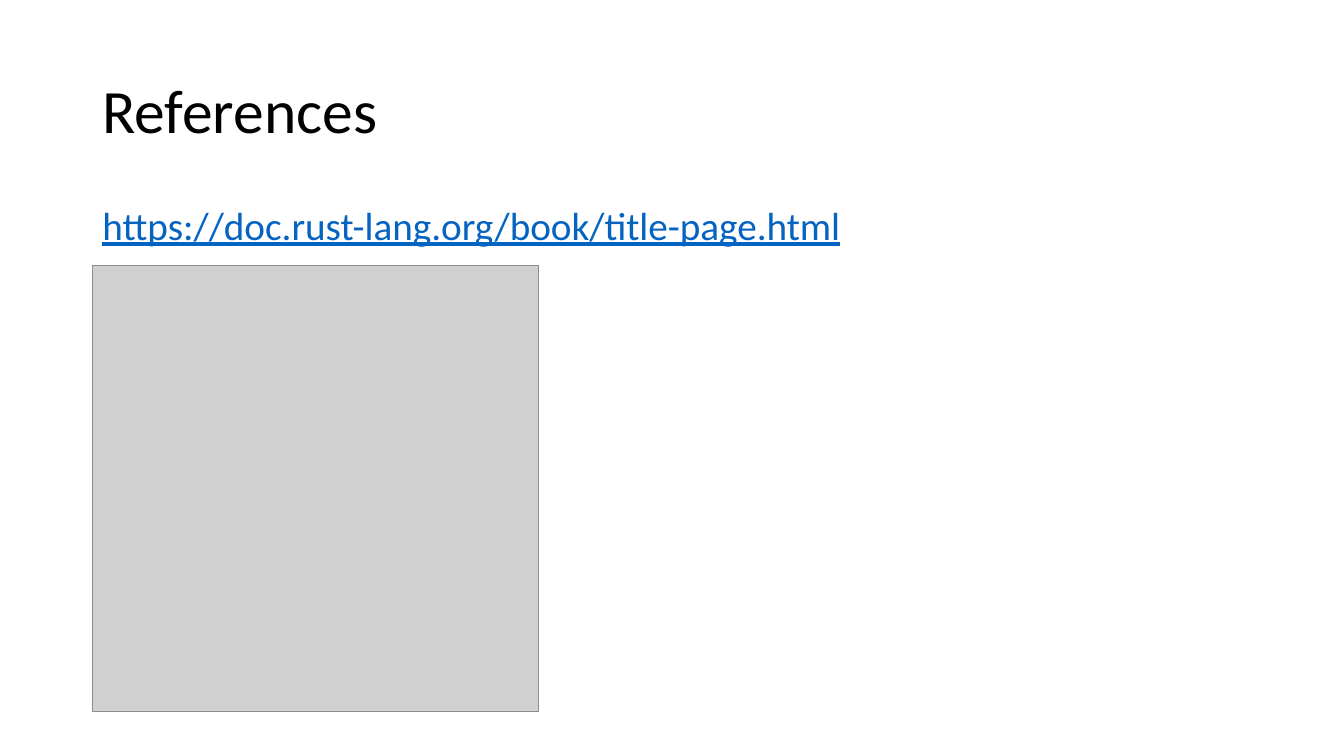
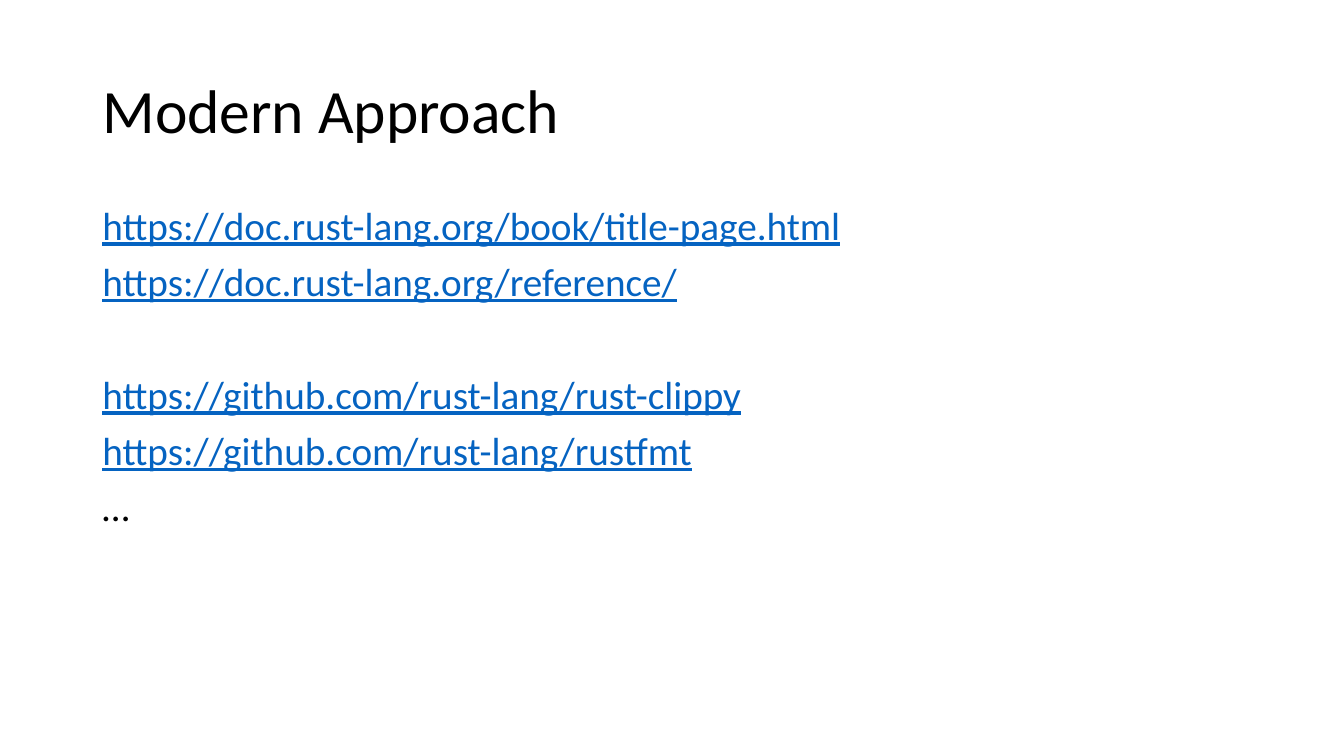
Before and after one commit to kugushev/course-rust-basics, a slide deck: slide 46 of src/01-Intro/01-Intro.pptx. Drawn at 1344x756 pixels with LibreOffice and Linux fonts; fonts in the diff are those of the drawing; grey boxes stand for pictures. Boxes give left, top, right and bottom in pixels: in the first picture for what was removed or moved away, otherwise in the second. Text is boxed around its words. In the diff, an @@ line names an element or a change of style, - is before the commit and + after.

```diff
--- a/src/01-Intro/01-Intro.pptx
+++ b/src/01-Intro/01-Intro.pptx
@@ title at (102, 90, 559, 143): text changed @@
-References
+Modern Approach
@@ picture removed at (93, 265, 539, 712) @@
@@ text at (102, 268, 740, 472): paragraphs added @@
+https://doc.rust-lang.org/reference/
+https://github.com/rust-lang/rust-clippy
+https://github.com/rust-lang/rustfmt
+…
```
Also in this commit, not shown: 2 other files.
